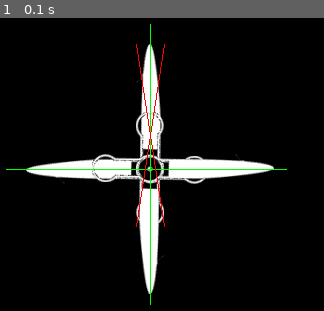
Above: before the commit, frame 1.
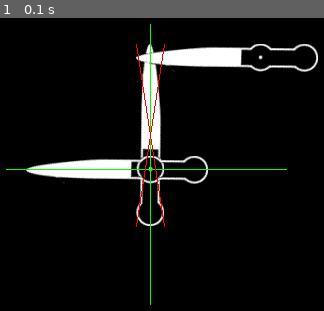
Above: after the commit, the same moment.

Repository: hzcodec/python_edu
Game: pygame game, started from pygame/rotate1.py
Same seed, same stepped clock (60 frames per second), same inputs: the game is played once before the commit and once after it.
Inputs:
- Up to frame 1 (0.1 s): no input

The runs differ from the first frame. In frame 1, 6.8% of the frame differs, in the area x 28-99%, y 8-95%.

Commit message:
rotate1 updated.

Diff:
--- a/pygame/rotate1.py
+++ b/pygame/rotate1.py
@@ -1,3 +1,10 @@
+#   Auther      : Heinz Samuelsson
+#   Date        : 2014-01-11
+#   File        : rotate1.py
+#   Reference   : -
+#   Description : An image of needle is rotated.
+#   Python ver  : 2.7.3 (gcc 4.6.3)
+
 import pygame
 from pygame.locals import *
 
@@ -25,8 +32,9 @@
 
 screen.blit(other1,(COORDx,COORDy))
 screen.blit(other2,(90,212))
-screen.blit(other3,(200,168))
-screen.blit(other4,(156,210))
+screen.blit(other2,(COORDx,COORDy))
+#screen.blit(other3,(200,168))
+#screen.blit(other4,(156,210))
 
 # draw green cross to point out pivot point of needle
 pygame.draw.line(screen,GREEN,(COORDx+14,80),(COORDx+14,360))
